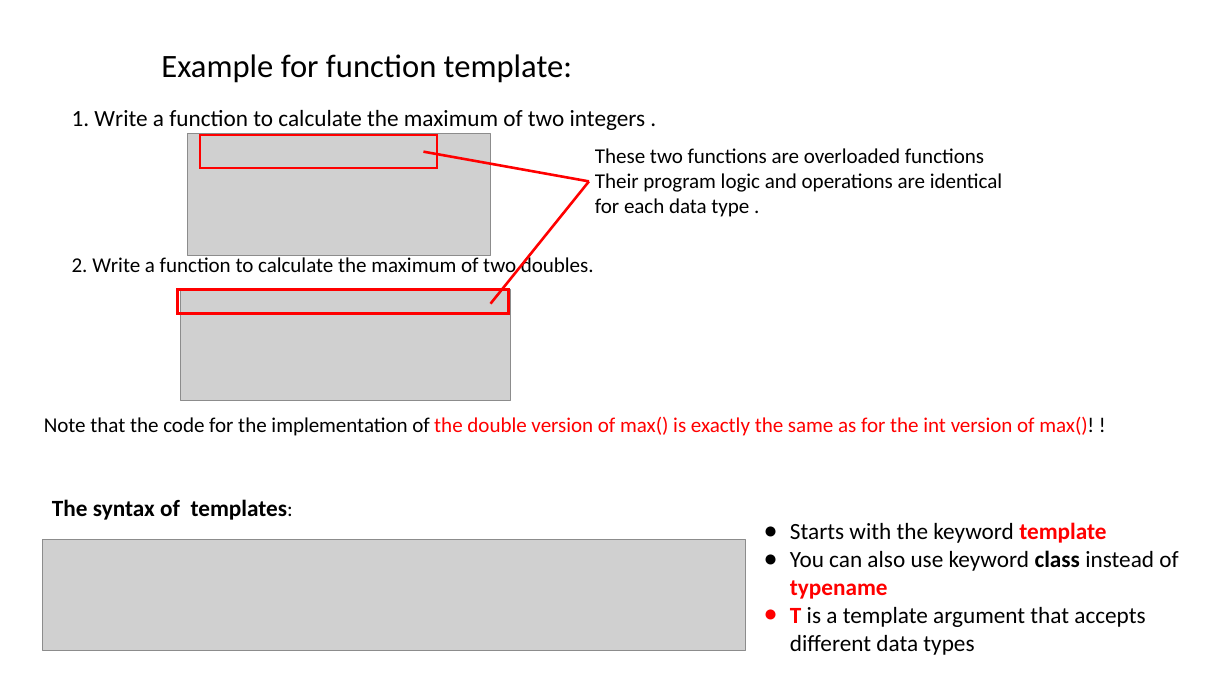
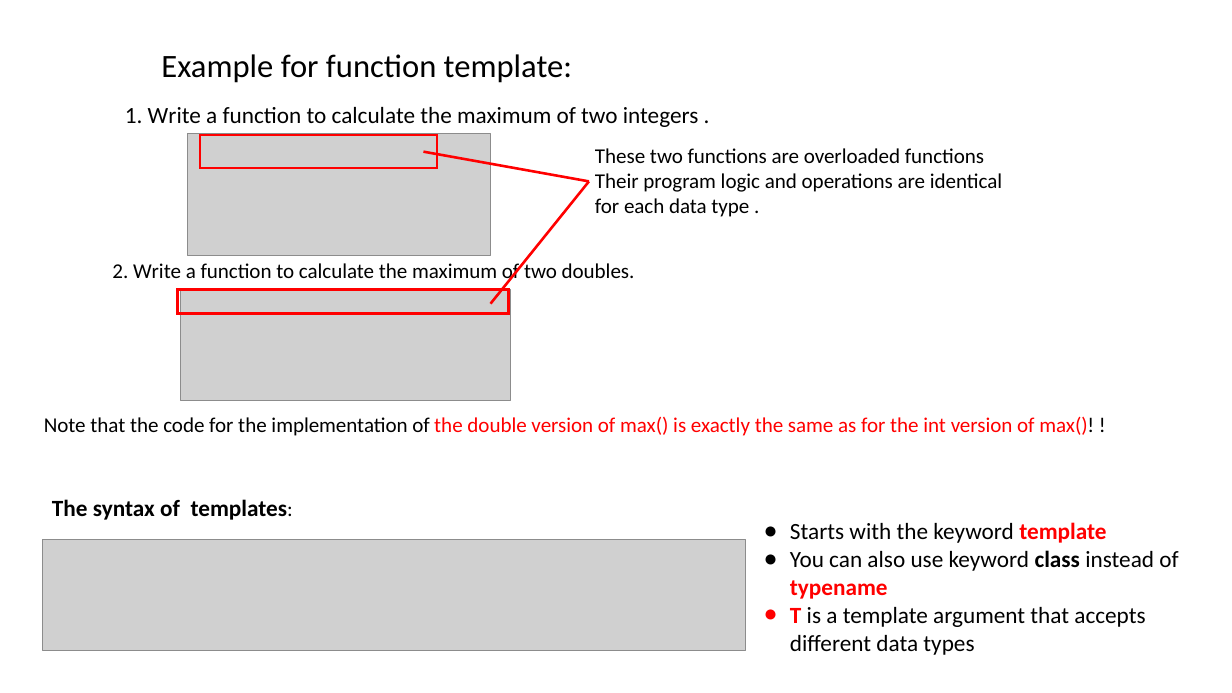
Before and after one commit to dayekuaipao/CPPLearning, a slide deck: slide 7 of week07/Lab07.pptx. Drawn at 1232x693 pixels with LibreOffice and Linux fonts; fonts in the diff are those of the drawing; grey boxes stand for pictures; background and template pictures are left out. Boxes give left, top, right and bottom in pixels: in the first picture for what was removed or moved away, otherwise in the second. Text is boxed around its words. In the diff, an @@ line names an element or a change of style, - is before the commit and + after.

```diff
--- a/week07/Lab07.pptx
+++ b/week07/Lab07.pptx
@@ text "1. Write a function to ...": place and size @@
-text "1. Write a function to ..." at <box>72,110,646,130</box>
+text "1. Write a function to ..." at <box>125,107,699,127</box>
@@ text "2. Write a function to ...": place and size @@
-text "2. Write a function to ..." at <box>72,254,594,278</box>
+text "2. Write a function to ..." at <box>112,261,635,285</box>
```
Also in this commit, not shown: 4 other slides changed.
